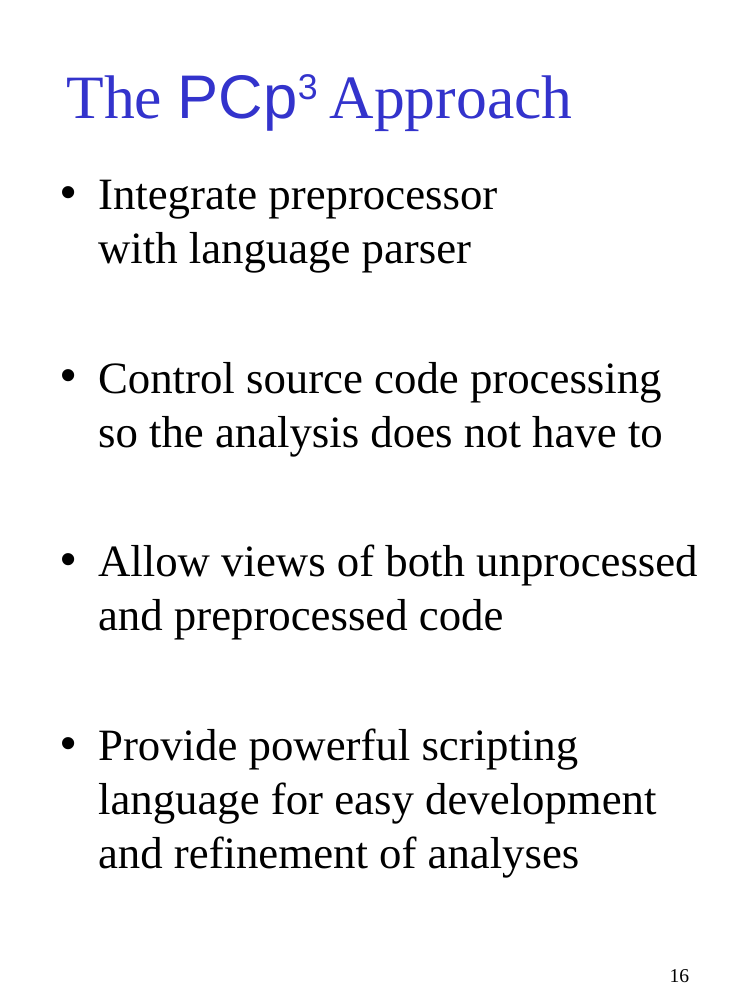
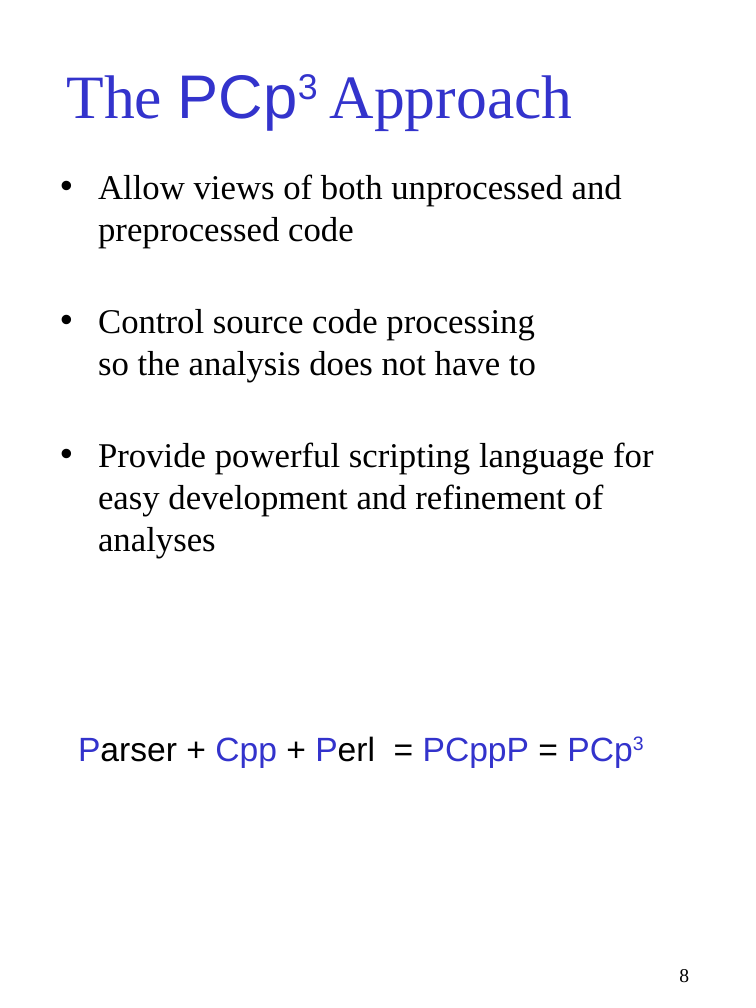
Before and after one commit to gjbadros/empirical_macros, a slide deck: slide 8 of cpp/paper/pcp3.ppt (slide 16 before the commit). Drawn at 756x1008 pixels with LibreOffice and Linux fonts; fonts in the diff are those of the drawing. Boxes give left, top, right and bottom in pixels: in the first picture for what was removed or moved away, otherwise in the second. Text is boxed around its words. In the diff, an @@ line names an element or a change of style, - is before the commit and + after.

```diff
--- a/cpp/paper/pcp3.ppt
+++ b/cpp/paper/pcp3.ppt
@@ text at [98,174,622,247]: text changed; size 32 to 24.8 pt @@
-• Integrate preprocessor
-  with language parser
+• Allow views of both unprocessed and preprocessed code
@@ text at [98,309,654,557]: size 32 to 24.8 pt in "Control source code processing so the analysis ...", "Provide powerful scripting language for easy development ..." @@
@@ text at [98,544,697,640]: paragraph removed @@
-• Allow views of both unprocessed and preprocessed code
@@ text added at [78,736,529,768], 24 pt, text #3333CC @@
+Parser + Cpp + Perl = PCppP = PCp3
@@ page number at [679,969,689,983]: text changed @@
-16
+8
```
Also in this commit, not shown: 12 other slides changed, 7 slides added, 12 slides removed.
